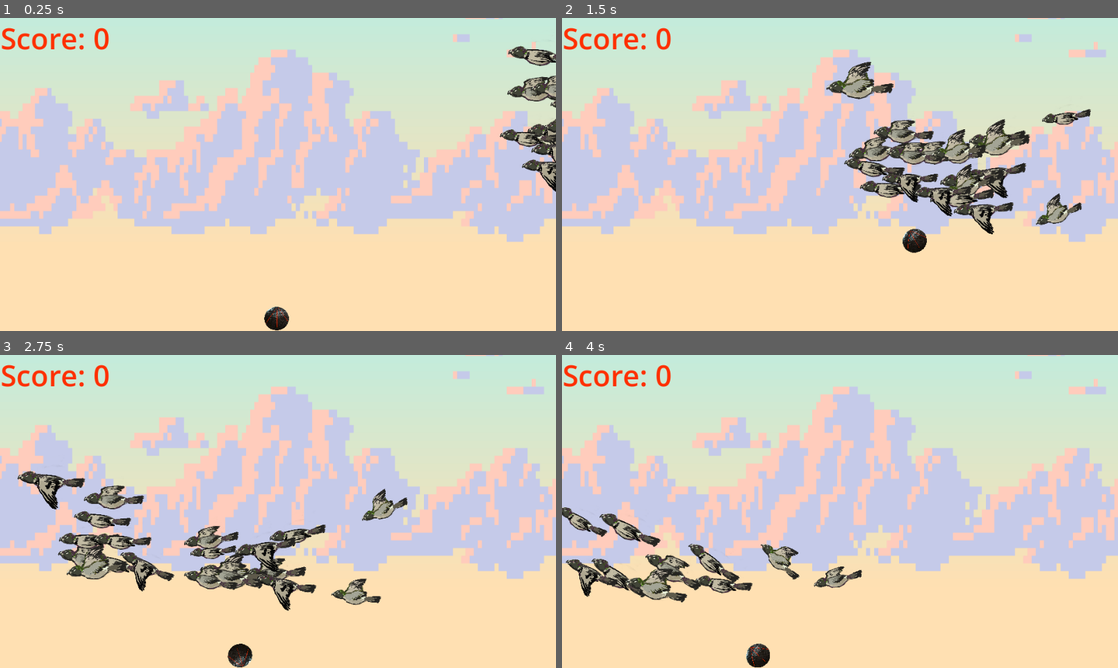
Above: before the commit, frames 1-4 (two rows, left to right).
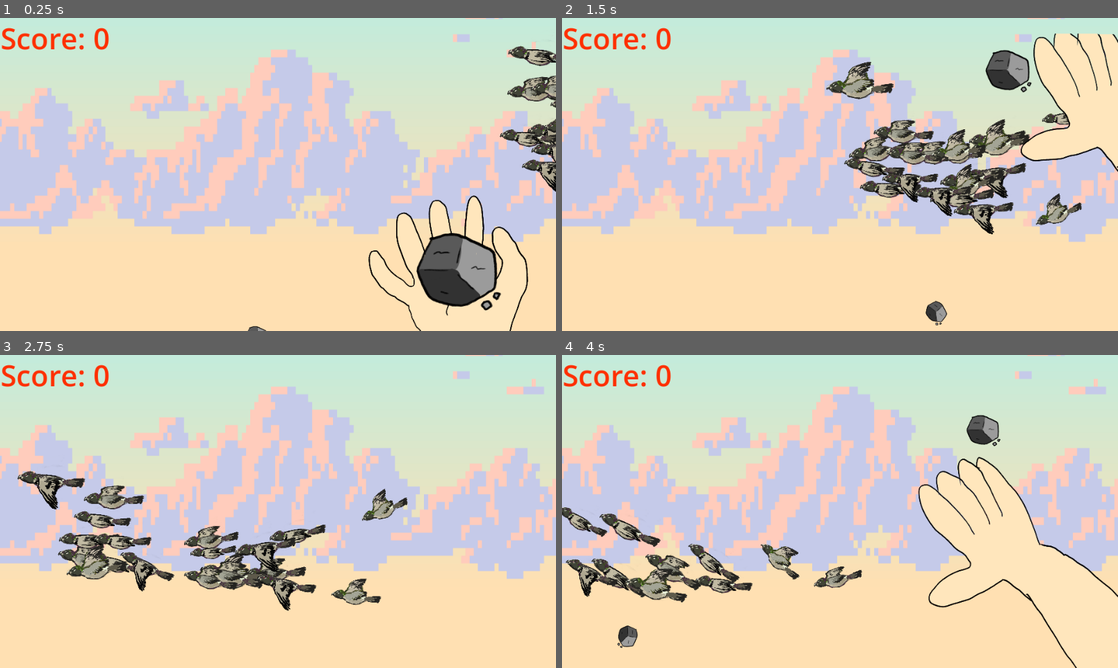
Above: after the commit, the same moments.

Repository: terebigeemu/utsjam
Game: Godot game, scene res://main.tscn
Two runs of this game, one before a commit and one after it. Both use one fixed random seed, a clock stepped at 60 frames per second and the inputs below.
Inputs (mouse positions are in pixels of both pictures, inside the frame that each line leads up to):
- Up to frame 1 (0.25 s): no input
- Up to frame 2 (1.5 s): move the mouse to (962, 158) at 0.52 s; click (962, 158) at 0.6 s; move the mouse to (728, 190) at 1.27 s; click (728, 190) at 1.35 s
- Up to frame 3 (2.75 s): move the mouse to (333, 442) at 2.02 s; click (333, 442) at 2.1 s
- Up to frame 4 (4 s): move the mouse to (812, 574) at 2.77 s; click (812, 574) at 2.85 s; move the mouse to (1006, 558) at 3.52 s; click (1006, 558) at 3.6 s

The runs differ from the first frame. In frame 1, 4.2% of the frame differs, in the area x 44-95%, y 56-100%; in frame 2, 6.7%, in the area x 61-100%, y 4-99%; in frame 3, 0.3%; in frame 4, 6.4%.

Commit message:
among us2

Diff:
--- /dev/null
+++ b/hand.gd
@@ -0,0 +1,27 @@
+extends AnimatedSprite2D
+
+# written by adrian
+
+@export var hand_scroll_offset: float = 0.1
+
+@onready var rock_sprite: AnimatedSprite2D = get_node("Rock")
+@onready var person: Parallax2D = get_node("../../PersonParallax")
+
+# Called when the node enters the scene tree for the first time.
+func _ready() -> void:
+	Globals.throw_in_progress.connect(_on_throw)
+	pass # Replace with function body.
+
+func _on_throw(status: bool) -> void:
+	print("throw signal received")
+	self.play()
+	rock_sprite.play()
+
+func _on_animation_finished() -> void:
+	self.stop()
+	rock_sprite.stop()
+
+func _input(event):
+	if event is InputEventMouseMotion:
+		var mouse_pos = get_viewport().get_mouse_position()
+		person.scroll_offset = hand_scroll_offset * mouse_pos
--- a/main.tscn
+++ b/main.tscn
@@ -5,6 +5,30 @@
 [ext_resource type="Script" uid="uid://cim3sjeowg583" path="res://scripts/ball.gd" id="2_h2yge"]
 [ext_resource type="Texture2D" uid="uid://os3agvkoylkn" path="res://assets/CannonBallPlaceHolder.png" id="3_1bvp3"]
 [ext_resource type="Script" uid="uid://di7voyg60yrjm" path="res://score.gd" id="5_lquwl"]
+[ext_resource type="Texture2D" uid="uid://chjn5o20jwbp2" path="res://Sprites/rockProjectile.png" id="4_a6jrf"]
+[ext_resource type="Texture2D" uid="uid://dso7d3l4pu0kt" path="res://Sprites/handThrow/PNGSet/PNG_0001.png" id="5_lswn8"]
+[ext_resource type="Texture2D" uid="uid://de3yj6bgl4wsh" path="res://Sprites/handThrow/PNGSet/PNG_0002.png" id="6_a6jrf"]
+[ext_resource type="Texture2D" uid="uid://cata8xlg3dijs" path="res://Sprites/handThrow/PNGSet/PNG_0003.png" id="7_xuqvo"]
+[ext_resource type="Texture2D" uid="uid://d1hodslwdo6ok" path="res://Sprites/handThrow/PNGSet/PNG_0004.png" id="8_qsp4k"]
+[ext_resource type="Texture2D" uid="uid://cwjho6nxore86" path="res://Sprites/handThrow/PNGSet/PNG_0005.png" id="9_kq58d"]
+[ext_resource type="Texture2D" uid="uid://cb48xhbg47ylb" path="res://Sprites/handThrow/PNGSet/PNG_0006.png" id="10_seu75"]
+[ext_resource type="Texture2D" uid="uid://bgtqx0a6dx2eh" path="res://Sprites/handThrow/PNGSet/PNG_0007.png" id="11_htxhm"]
+[ext_resource type="Texture2D" uid="uid://d1rgmwn648pbk" path="res://Sprites/handThrow/PNGSet/PNG_0008.png" id="12_jq2sk"]
+[ext_resource type="Texture2D" uid="uid://caxdwpthpsqme" path="res://Sprites/handThrow/PNGSet/PNG_0009.png" id="13_4k2k6"]
+[ext_resource type="Texture2D" uid="uid://bkk2jqohw7ce" path="res://Sprites/handThrow/PNGSet/PNG_0010.png" id="14_0rl1p"]
+[ext_resource type="Texture2D" uid="uid://ddbc48fn7nmnn" path="res://Sprites/handThrow/PNGSet/PNG_0011.png" id="15_ok6jj"]
+[ext_resource type="Script" uid="uid://dm1yit8temjax" path="res://hand.gd" id="16_a6jrf"]
+[ext_resource type="Texture2D" uid="uid://kn1x2hl1dmvo" path="res://Sprites/rockThrow/PNGSet/PNG_0001.png" id="16_facbu"]
+[ext_resource type="Texture2D" uid="uid://1gyno8upnfgn" path="res://Sprites/rockThrow/PNGSet/PNG_0002.png" id="17_b1qrp"]
+[ext_resource type="Texture2D" uid="uid://g37nc0dmbnpw" path="res://Sprites/rockThrow/PNGSet/PNG_0003.png" id="18_come4"]
+[ext_resource type="Texture2D" uid="uid://bce0sql3pm1d5" path="res://Sprites/rockThrow/PNGSet/PNG_0004.png" id="19_h8e4i"]
+[ext_resource type="Texture2D" uid="uid://dpxd1kbtyem7o" path="res://Sprites/rockThrow/PNGSet/PNG_0005.png" id="20_4lmeg"]
+[ext_resource type="Texture2D" uid="uid://c2wg6mrkw2kg6" path="res://Sprites/rockThrow/PNGSet/PNG_0006.png" id="21_0cp0l"]
+[ext_resource type="Texture2D" uid="uid://bhee5i1cs237c" path="res://Sprites/rockThrow/PNGSet/PNG_0007.png" id="22_d2t1y"]
+[ext_resource type="Texture2D" uid="uid://bfv80ksxhl8ol" path="res://Sprites/rockThrow/PNGSet/PNG_0008.png" id="23_gngh3"]
+[ext_resource type="Texture2D" uid="uid://jkr8jdpnin44" path="res://Sprites/rockThrow/PNGSet/PNG_0009.png" id="24_0n3wm"]
+[ext_resource type="Texture2D" uid="uid://dayod8fymlek8" path="res://Sprites/rockThrow/PNGSet/PNG_0010.png" id="25_qnost"]
+[ext_resource type="Texture2D" uid="uid://ddgg84itktkbm" path="res://Sprites/rockThrow/PNGSet/PNG_0011.png" id="26_wnkbs"]
 
 [sub_resource type="PhysicsMaterial" id="PhysicsMaterial_lquwl"]
 rough = true
@@ -22,6 +46,88 @@
 [sub_resource type="PhysicsMaterial" id="PhysicsMaterial_5vw27"]
 friction = 0.75
 bounce = 0.3
+
+[sub_resource type="SpriteFrames" id="SpriteFrames_u8bke"]
+animations = [{
+"frames": [{
+"duration": 1.0,
+"texture": ExtResource("5_lswn8")
+}, {
+"duration": 1.0,
+"texture": ExtResource("6_a6jrf")
+}, {
+"duration": 1.0,
+"texture": ExtResource("7_xuqvo")
+}, {
+"duration": 1.0,
+"texture": ExtResource("8_qsp4k")
+}, {
+"duration": 1.0,
+"texture": ExtResource("9_kq58d")
+}, {
+"duration": 1.0,
+"texture": ExtResource("10_seu75")
+}, {
+"duration": 1.0,
+"texture": ExtResource("11_htxhm")
+}, {
+"duration": 1.0,
+"texture": ExtResource("12_jq2sk")
+}, {
+"duration": 1.0,
+"texture": ExtResource("13_4k2k6")
+}, {
+"duration": 1.0,
+"texture": ExtResource("14_0rl1p")
+}, {
+"duration": 1.0,
+"texture": ExtResource("15_ok6jj")
+}],
+"loop": 0,
+"name": &"default",
+"speed": 5.0
+}]
+
+[sub_resource type="SpriteFrames" id="SpriteFrames_w7tit"]
+animations = [{
+"frames": [{
+"duration": 1.0,
+"texture": ExtResource("16_facbu")
+}, {
+"duration": 1.0,
+"texture": ExtResource("17_b1qrp")
+}, {
+"duration": 1.0,
+"texture": ExtResource("18_come4")
+}, {
+"duration": 1.0,
+"texture": ExtResource("19_h8e4i")
+}, {
+"duration": 1.0,
+"texture": ExtResource("20_4lmeg")
+}, {
+"duration": 1.0,
+"texture": ExtResource("21_0cp0l")
+}, {
+"duration": 1.0,
+"texture": ExtResource("22_d2t1y")
+}, {
+"duration": 1.0,
+"texture": ExtResource("23_gngh3")
+}, {
+"duration": 1.0,
+"texture": ExtResource("24_0n3wm")
+}, {
+"duration": 1.0,
+"texture": ExtResource("25_qnost")
+}, {
+"duration": 1.0,
+"texture": ExtResource("26_wnkbs")
+}],
+"loop": 0,
+"name": &"default",
+"speed": 5.0
+}]
 
 [node name="Main" type="Node2D" unique_id=790340846]
 script = ExtResource("1_1bvp3")
@@ -42,8 +148,8 @@
 [node name="Sprite2D" type="Sprite2D" parent="Ball" unique_id=1380613389]
 position = Vector2(0.308815, 0.33576965)
 rotation = 1.5611644
-scale = Vector2(0.06486698, 0.064866975)
-texture = ExtResource("3_1bvp3")
+scale = Vector2(0.33663708, 0.33663705)
+texture = ExtResource("4_a6jrf")
 
 [node name="CollisionShape2D" type="CollisionShape2D" parent="Ball" unique_id=1053654649]
 position = Vector2(0.7304535, -0.08729553)
@@ -111,3 +217,20 @@
 
 [connection signal="body_entered" from="Ball" to="Ball" method="_on_body_entered"]
 [connection signal="timeout" from="SpawnTimer" to="." method="_on_spawn_timer_timeout"]
+
+[node name="PersonParallax" type="Parallax2D" parent="." unique_id=1514034068]
+scroll_scale = Vector2(0.5, 0)
+scroll_offset = Vector2(-1, 0)
+
+[node name="Hand" type="AnimatedSprite2D" parent="PersonParallax" unique_id=565728059]
+z_index = 3
+position = Vector2(555, 269.00003)
+rotation = 0.0017827663
+scale = Vector2(0.28319618, 0.28319618)
+sprite_frames = SubResource("SpriteFrames_u8bke")
+script = ExtResource("16_a6jrf")
+
+[node name="Rock" type="AnimatedSprite2D" parent="PersonParallax/Hand" unique_id=1262262339]
+sprite_frames = SubResource("SpriteFrames_w7tit")
+
+[connection signal="animation_finished" from="PersonParallax/Hand" to="PersonParallax/Hand" method="_on_animation_finished"]
--- a/scripts/ball.gd
+++ b/scripts/ball.gd
@@ -5,12 +5,18 @@
 @export var jump_impulse := 1000.0
 @export var movement_threshold := 700
 
+var should_teleport := false
+var target_pos := Vector2.ZERO
+
 func _input(event: InputEvent) -> void:
 
-	var shoot_dir := global_position.direction_to(get_global_mouse_position())
+	#var shoot_dir := global_position.direction_to(get_global_mouse_position())
 
 	if Input.is_action_just_pressed("launch") and Globals.in_motion == false:
-		apply_central_impulse(shoot_dir * jump_impulse)
+		target_pos = get_global_mouse_position()
+		should_teleport = true
+		Globals.throw_in_progress.emit(true)
+		#apply_central_impulse(shoot_dir * jump_impulse)
 
 # Called every frame. 'delta' is the elapsed time since the previous frame.
 func _process(delta: float) -> void:
@@ -20,7 +26,11 @@
 
 	if (linear_velocity.length_squared() > movement_threshold) or (angular_velocity > movement_threshold):
 		Globals.in_motion = true
-		print("true")
 	else:
 		Globals.in_motion = false
-		print("false")
+
+func _integrate_forces(state: PhysicsDirectBodyState2D) -> void:
+	if should_teleport == true:
+		state.transform.origin = target_pos
+		state.linear_velocity = Vector2.ZERO # Optional: stops old momentum
+		should_teleport = false
--- a/scripts/globals.gd
+++ b/scripts/globals.gd
@@ -4,4 +4,6 @@
 # top tier code ftw
 # written by adrian
 
+signal throw_in_progress(status: bool)
+
 var in_motion: bool = false
Not shown, added: hand.gd.uid
